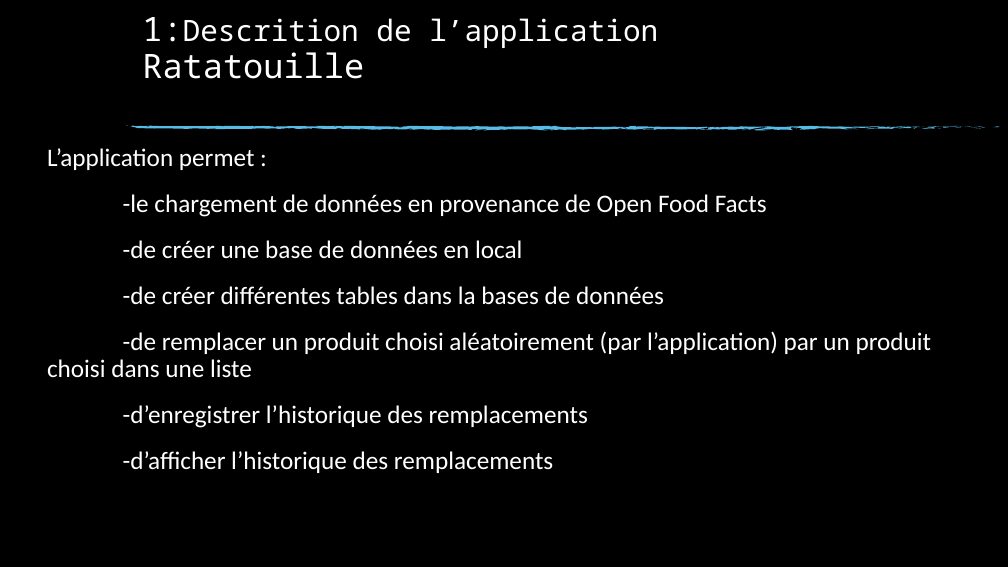
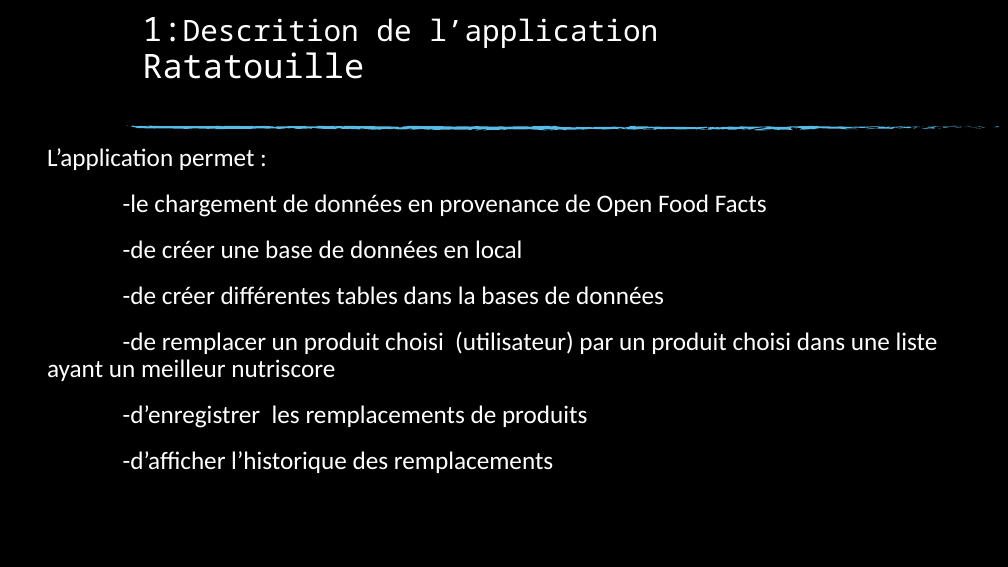
Before and after one commit to Talanoc/ratatouille, a slide deck: slide 3 of Ratatouille.pptx (slide 2 before the commit). Drawn at 1008x567 pixels with LibreOffice and Linux fonts; fonts in the diff are those of the drawing; background and template pictures are left out. Boxes give left, top, right and bottom in pixels: in the first picture for what was removed or moved away, otherwise in the second. Text is boxed around its words. In the diff, an @@ line names an element or a change of style, - is before the commit and + after.

```diff
--- a/Ratatouille.pptx
+++ b/Ratatouille.pptx
@@ text at [47, 331, 938, 428]: text changed @@
--de remplacer un produit choisi aléatoirement (par l’application) par un produit choisi dans une liste
--d’enregistrer l’historique des remplacements
+-de remplacer un produit choisi (utilisateur) par un produit choisi dans une liste ayant un meilleur nutriscore
+-d’enregistrer les remplacements de produits
```
Also in this commit, not shown: 5 other slides changed, 3 slides added, 10 other files.
